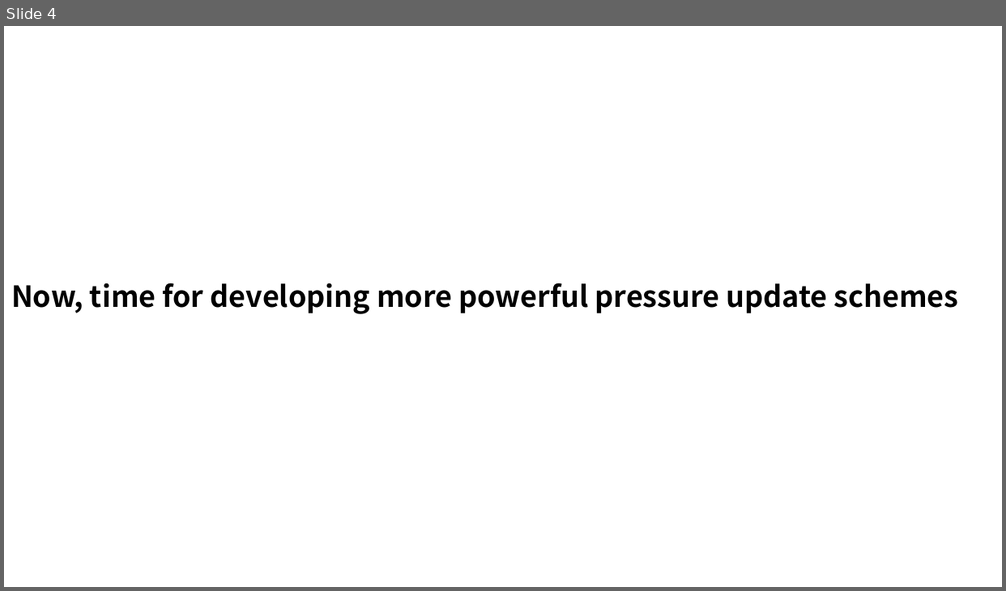
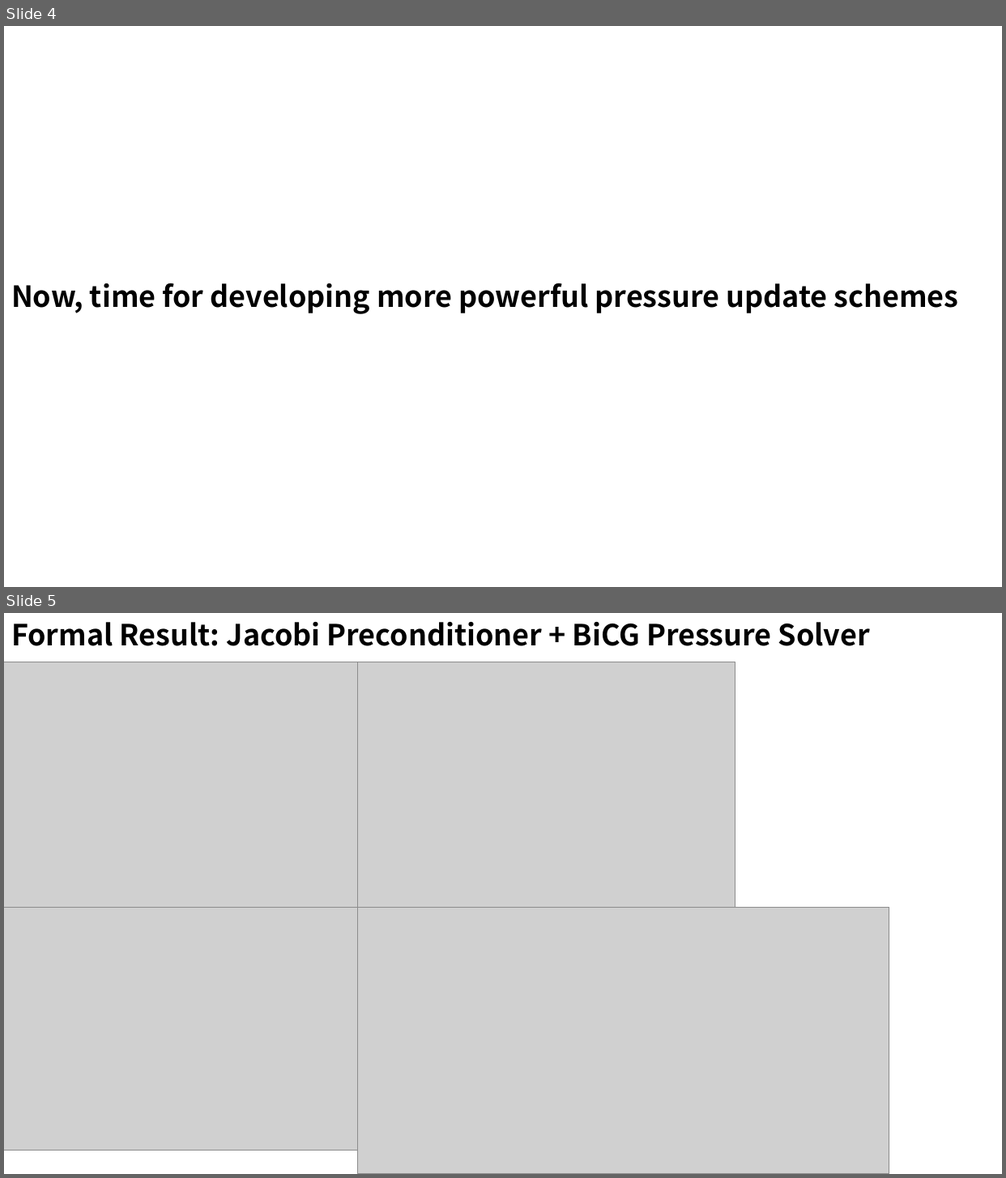
Before and after one commit to LokimuKH19/SymPhONIC, a slide deck: CylindericalCoordinates/KeyResults.pptx. Shown one above the other, each under a label of ours: slide 4 before the commit, slides 4 and 5 after it. The pictures are 1006x591 and 1006x1178 pixels, drawn with LibreOffice and Linux fonts; fonts in the diff are those of the drawing; grey boxes stand for pictures. Boxes give left, top, right and bottom in pixels: in the first picture for what was removed or moved away, otherwise in the second. Text is boxed around its words. In the diff, an @@ line names an element or a change of style, - is before the commit and + after.

Commit message:
Add files via upload
1. Fixed the pressure gradients expression, finite difference should be adopted (P=C, GP is supposed to be 0)
2. Fixed the coefficient expression in Rhie-Chow interpolation, with facial values of the coefficient matrix A to calculate GP between the interfaces of elements
3. Updated robust BiGC pressure update method, while the original Jacobi iteration is used for precondition instead
4. In consider of the decoupled porperties of U and P in the particular Coette flow problem, changed the initial guess of UR and P to validate the capacity of the code solving dimensionless NS equation in cylinderical coordinates resonably.

```diff
--- a/CylindericalCoordinates/KeyResults.pptx
+++ b/CylindericalCoordinates/KeyResults.pptx
@@ slide 5 added at <box>4,613,1002,1174</box>, background #FFFFFF @@
@@ text added at <box>11,622,870,646</box>, 28 pt, text #000000, bold @@
+Formal Result: Jacobi Preconditioner + BiCG Pressure Solver
@@ picture added at <box>4,662,358,907</box> @@
@@ picture added at <box>358,662,735,907</box> @@
@@ picture added at <box>4,907,358,1151</box> @@
@@ picture added at <box>358,907,889,1174</box> @@
@@ picture added at <box>435,1007,590,1054</box> @@
@@ picture added at <box>679,1046,832,1105</box> @@
@@ picture added at <box>556,1054,687,1112</box> @@
```
Also in this commit, not shown: 1 slide changed, 1 slide removed, 4 other files.
